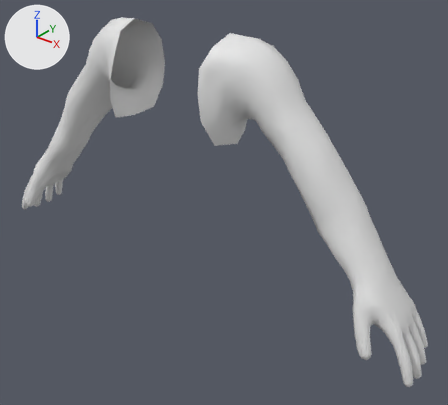
One commit to the Blender file Bodies/Bodies_Human/Bodies_Human_Males/Body_Human_Male_Normal/Body_Human_Male_Normal_ArmsBoth.blend: the scene before it, then after it.
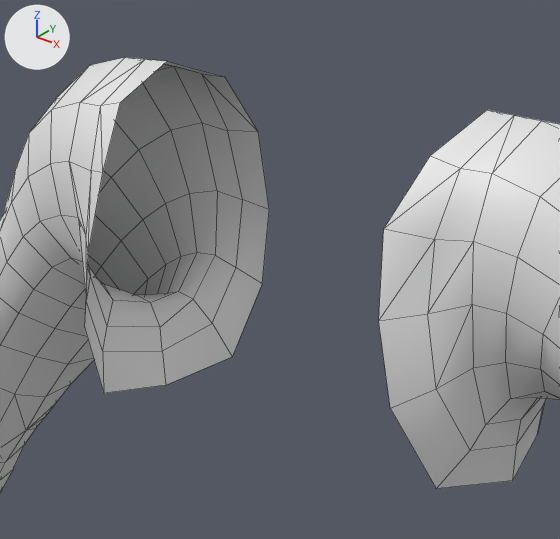
Each version appears first whole from a 50 mm camera at (0.992, -1.068, 1.742) aimed at (0.11, 0.034, 1.059), and next in a close-up on the part from 19% to 56% of the width and 0% to 40% of the height. Arrows for +X, +Y and +Z are at upper left; the lights stay in place. The last two pictures show the newer version. The close-ups show mesh edges as thin lines.

Script lines for the objects in view, before the commit:
```python
me_body_human_male_normal_armsboth = bpy.data.meshes.new('Body_Human_Male_Normal_ArmsBoth')
me_body_human_male_normal_armsboth.from_pydata(...)  # 1530 vertices, 1618 faces; spans x -0.676..0.676, y -0.091..0.102, z 0.821..1.487
# before: 2 (-0.173, 0.009, 1.265) at pixel (162, 350), 3 (-0.171, 0.008, 1.238) at pixel (165, 385), 5 (-0.162, 0.054, 1.279) at pixel (212, 323), 7 (-0.137, -0.09, 1.367) at pixel (88, 253), 8 (-0.13, -0.076, 1.423) at pixel (102, 172)
# before: 9 (-0.162, -0.064, 1.251) at pixel (103, 393), 11 (-0.144, 0.093, 1.305) at pixel (262, 283), 13 (-0.136, 0.088, 1.425) at pixel (258, 131), 14 (-0.151, 0.063, 1.252) at pixel (232, 356), 62 (-0.175, 0.047, 1.298) at pixel (193, 299)
# before: 65 (-0.182, 0.08, 1.325) at pixel (215, 255), 67 (-0.163, 0.084, 1.317) at pixel (236, 267)
# before: 765 (0.171, 0.008, 1.238) at pixel (512, 480), 767 (0.163, 0.084, 1.317), 770 (0.137, -0.09, 1.367) at pixel (378, 320), 771 (0.13, -0.076, 1.423) at pixel (383, 228), 772 (0.162, -0.064, 1.251) at pixel (436, 488)
# before: 775 (0.144, 0.093, 1.305), 777 (0.136, 0.088, 1.425), 778 (0.151, 0.063, 1.252) at pixel (537, 435), 780 (0.162, 0.054, 1.279) at pixel (543, 405), 788 (0.173, 0.009, 1.265) at pixel (516, 444)
# before: 835 (0.175, 0.047, 1.298), 838 (0.182, 0.08, 1.325)
ob_body_human_male_normal_armsboth = bpy.data.objects.new('Body_Human_Male_Normal_ArmsBoth', me_body_human_male_normal_armsboth)
ob_body_human_male_normal_armsboth.location = (0.0, 0.0, 0.0)
```
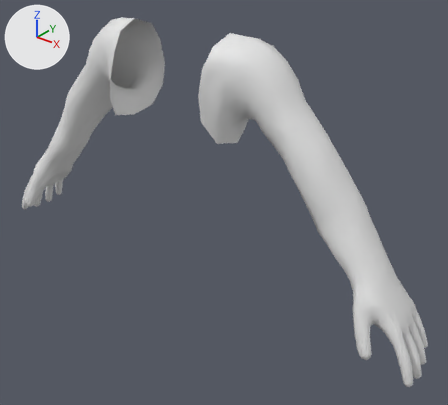
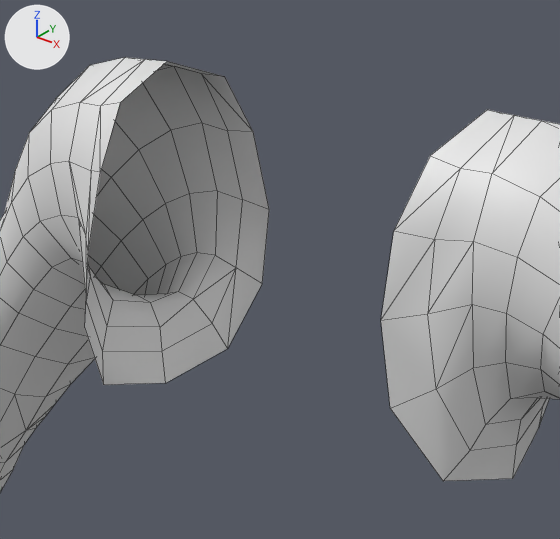
What differs and where, as boxes (x1, y1, x2, y2) in the close-ups (560 x 539 px):
part 1 of me_body_human_male_normal_armsboth, cut back: before (85, 74, 269, 393); after (85, 74, 269, 385)
part 2 of me_body_human_male_normal_armsboth, cut back: before (379, 156, 548, 489); after (381, 156, 550, 481)

Patch to the scene script:
```diff
--- a/Bodies/Bodies_Human/Bodies_Human_Males/Body_Human_Male_Normal/Body_Human_Male_Normal_ArmsBoth.blend.py
+++ b/Bodies/Bodies_Human/Bodies_Human_Males/Body_Human_Male_Normal/Body_Human_Male_Normal_ArmsBoth.blend.py
@@ me_body_human_male_normal_armsboth @@
 # used by ob_body_human_male_normal_armsboth; location = (0.0, 0.0, 0.0)
 # verts and faces of me_body_human_male_normal_armsboth; kept vertices keep their numbers, new ones are numbered from 1530
-me_body_human_male_normal_armsboth.from_pydata(...)  # 1530 vertices, 1618 faces; spans x -0.676..0.676, y -0.091..0.102, z 0.821..1.487
+me_body_human_male_normal_armsboth.from_pydata(...)  # 1530 vertices, 1622 faces; spans x -0.676..0.676, y -0.091..0.102, z 0.821..1.487
+# me_body_human_male_normal_armsboth part 1
+delete_vertices([14])  # with the faces that use them
+delete_faces([(5, 62, 65, 67)])
+verts[3] = (-0.171, 0.008, 1.24)  # moved, pixel (165, 383)
+verts[7] = (-0.138, -0.089, 1.368)  # moved
+verts[8] = (-0.136, -0.073, 1.422)  # moved, pixel (100, 172)
+verts[9] = (-0.165, -0.06, 1.257)  # moved, pixel (103, 384)
+verts[13] = (-0.141, 0.087, 1.425)  # moved, pixel (253, 131)
+verts[1531] = (-0.154, 0.06, 1.258)  # pixel (227, 348)
+faces += [(2, 5, 1531, 3), (11, 1531, 67), (62, 65, 67), (5, 62, 67), (5, 67, 1531)]
+# me_body_human_male_normal_armsboth part 2
+delete_vertices([778])  # with the faces that use them
+delete_faces([(767, 838, 835, 780)])
+verts[765] = (0.171, 0.008, 1.24)  # moved, pixel (512, 478)
+verts[770] = (0.138, -0.089, 1.368)  # moved, pixel (380, 320)
+verts[771] = (0.136, -0.073, 1.422)  # moved, pixel (393, 230)
+verts[772] = (0.165, -0.06, 1.257)  # moved, pixel (443, 481)
+verts[777] = (0.141, 0.087, 1.425)  # moved
+verts[1530] = (0.154, 0.06, 1.258)  # pixel (538, 428)
+faces += [(765, 1530, 780, 788), (767, 1530, 775), (767, 838, 835), (767, 835, 780), (767, 780, 1530)]
```
